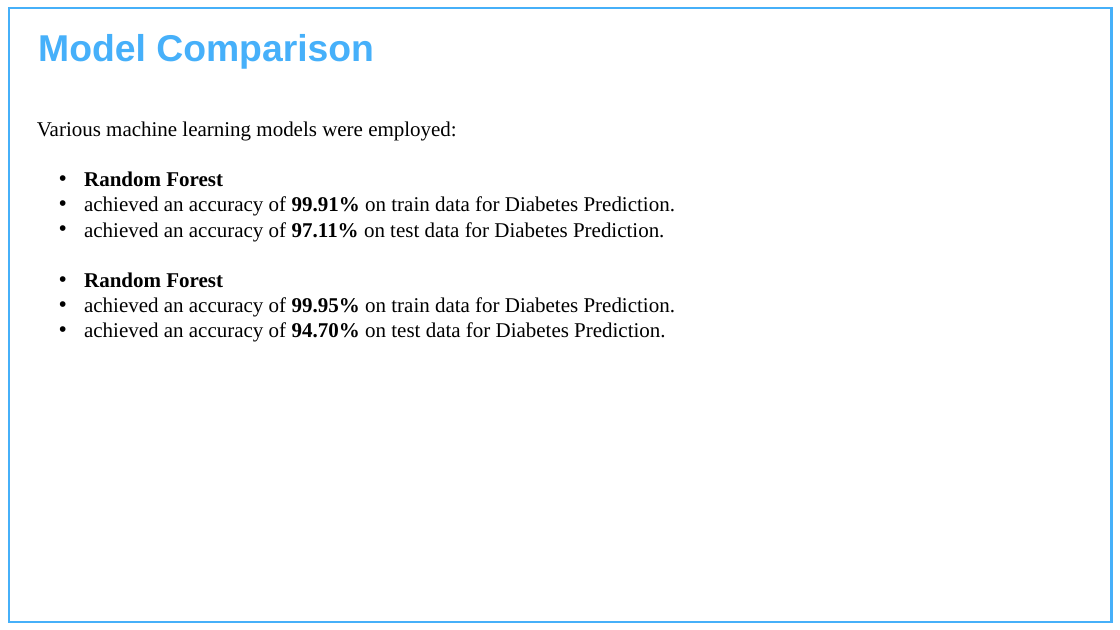
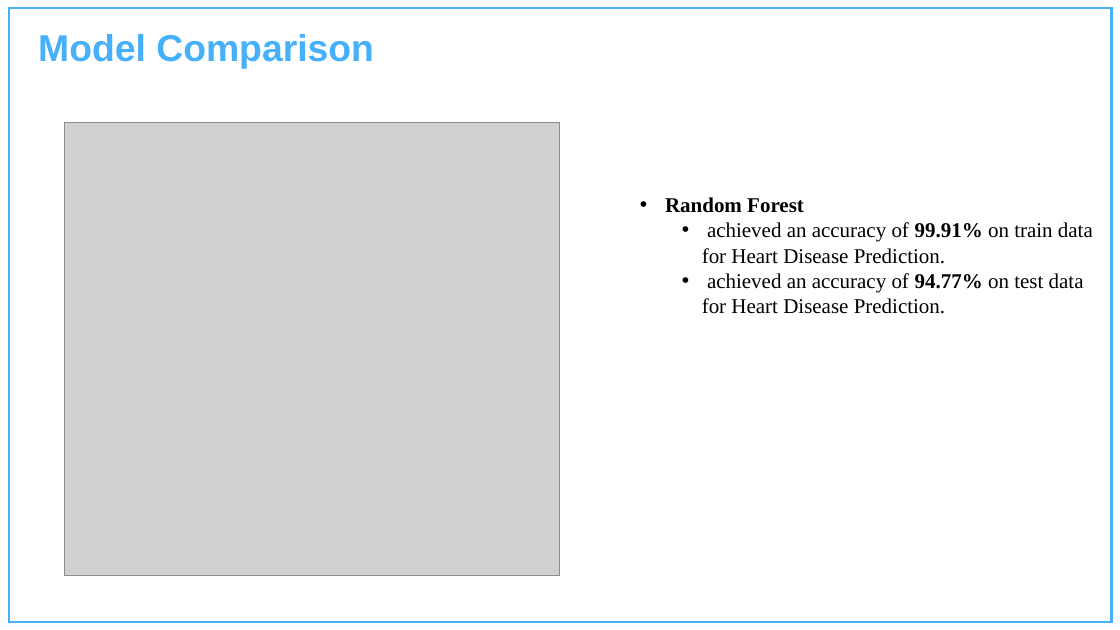
Before and after one commit to akashkumaryadav6/Dash, a slide deck: slide 22 of docs/Major_Project_MCA_2025.pptx (slide 19 before the commit). Drawn at 1120x630 pixels with LibreOffice and Linux fonts; fonts in the diff are those of the drawing; grey boxes stand for pictures; background and template pictures are left out. Boxes give left, top, right and bottom in pixels: in the first picture for what was removed or moved away, otherwise in the second. Text is boxed around its words. In the diff, an @@ line names an element or a change of style, - is before the commit and + after.

```diff
--- a/docs/Major_Project_MCA_2025.pptx
+++ b/docs/Major_Project_MCA_2025.pptx
@@ text at box(37, 121, 457, 141): paragraph removed @@
-Various machine learning models were employed:
@@ picture added at box(65, 123, 560, 576) @@
@@ text "Random Forest": place and size @@
-text "Random Forest" at box(37, 121, 675, 342)
+text "Random Forest" at box(665, 197, 1093, 314)
@@ text at box(702, 222, 1093, 314): text changed @@
-  • achieved an accuracy of 99.91% on train data for Diabetes Prediction.
-  • achieved an accuracy of 97.11% on test data for Diabetes Prediction.
-  • Random Forest
-  • achieved an accuracy of 99.95% on train data for Diabetes Prediction.
-  • achieved an accuracy of 94.70% on test data for Diabetes Prediction.
+    • achieved an accuracy of 99.91% on train data for Heart Disease Prediction.
+    • achieved an accuracy of 94.77% on test data for Heart Disease Prediction.
```
Also in this commit, not shown: 1 other slide changed, 6 slides added.
